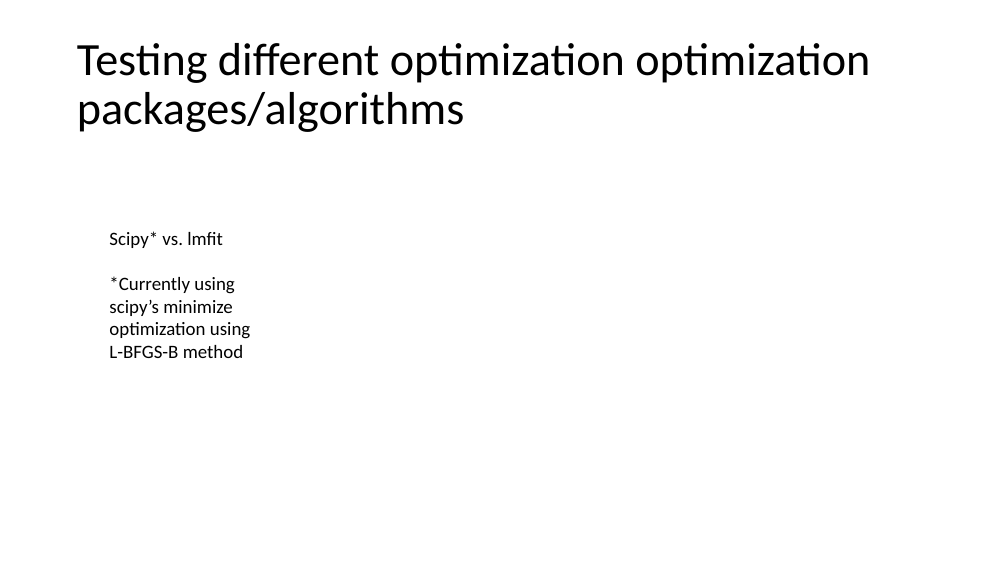
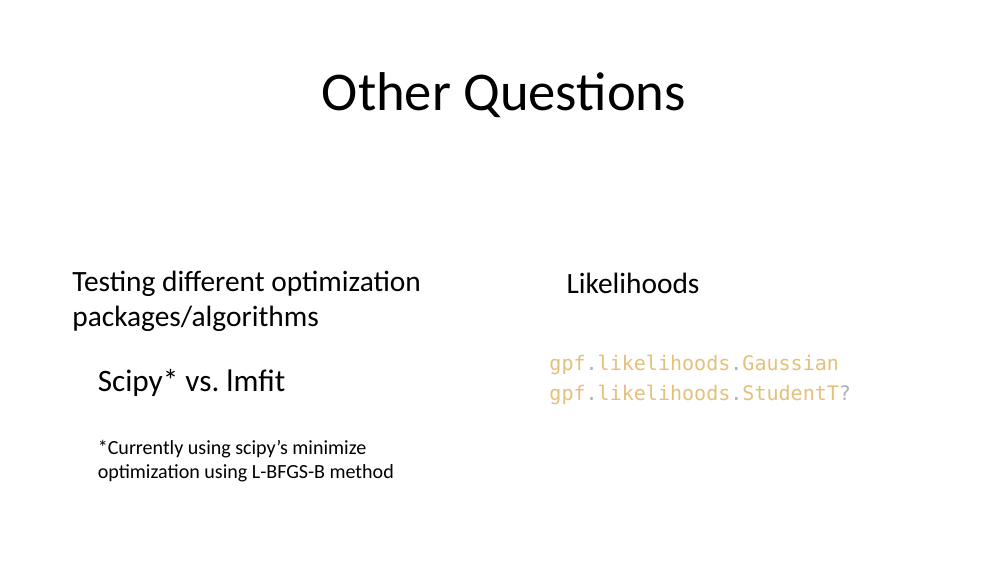
Before and after one commit to Fontanapink/GPs, a slide deck: slide 19 of GPRCommunities.pptx (slide 15 before the commit). Drawn at 1008x567 pixels with LibreOffice and Linux fonts; fonts in the diff are those of the drawing. Boxes give left, top, right and bottom in pixels: in the first picture for what was removed or moved away, otherwise in the second. Text is boxed around its words. In the diff, an @@ line names an element or a change of style, - is before the commit and + after.

```diff
--- a/GPRCommunities.pptx
+++ b/GPRCommunities.pptx
@@ title at [322,72,685,118]: text changed; size 44 to 52 pt @@
-Testing different optimization optimization packages/algorithms
+Other Questions
@@ text added at [72,270,421,331], 28 pt, text #000000 @@
+Testing different optimization packages/algorithms
@@ text added at [567,272,700,294], 28 pt, text #000000 @@
+Likelihoods
@@ text "Scipy* vs. lmfit": place and size @@
-text "Scipy* vs. lmfit" at [109,231,250,358]
+text "Scipy* vs. lmfit" at [98,369,394,482]
@@ text "Scipy* vs. lmfit" at [98,369,394,482]: size 18 to 29.7 pt in "Scipy* vs. lmfit"; size 18 to 19.1 pt in "*Currently using scipy’s minimize optimization using L-BFGS- ..."; more space between paragraphs @@
@@ text added at [549,354,851,404], 19.1 pt, text #E5C07B @@
+gpf.likelihoods.Gaussian
+gpf.likelihoods.StudentT?
```
Also in this commit, not shown: 11 other slides changed, 4 slides added, 1 slide removed.
